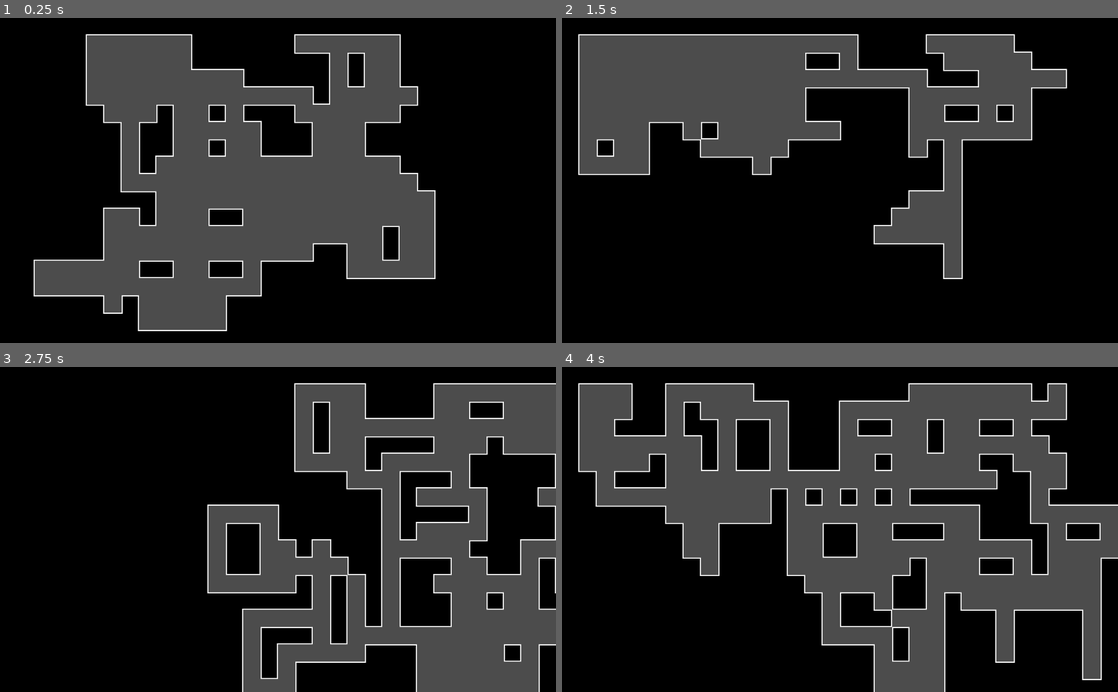
Above: before the commit, frames 1-4 (two rows, left to right).
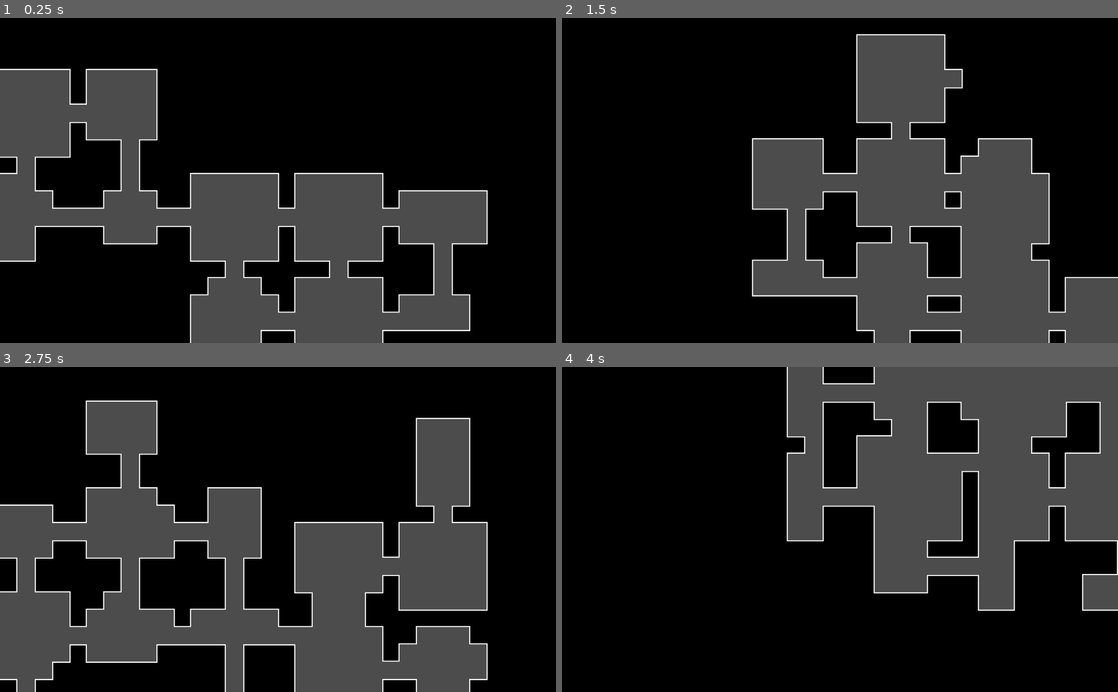
Above: after the commit, the same moments.

Repository: cleap/s21-game-is
Game: Godot game, scene res://Walker Random Level Gen/walker.tscn
Two runs of this game, one before a commit and one after it. Both use one fixed random seed, a clock stepped at 60 frames per second and the inputs below. The project has no main scene, so this scene is started directly.
Inputs:
- Up to frame 1 (0.25 s): no input
- Up to frame 2 (1.5 s): tap Enter (ui_accept) at 0.5, 0.77, 1.25 s
- Up to frame 3 (2.75 s): tap Enter (ui_accept) at 1.52, 2 s
- Up to frame 4 (4 s): tap Enter (ui_accept) at 2.75, 3.02, 3.5, 3.77 s

The runs differ from the first frame. In frame 1, 42% of the frame differs, in the area x 0-88%, y 4-100%; in frame 2, 50%, in the area x 2-100%, y 4-100%; in frame 3, 46%; in frame 4, 43%.

Commit message:
Added more to Walker, finished second tutorial vid, looks more like rooms

Diff:
--- a/Procedural World Demo/Walker Random Level Gen/Walker_Set.gd
+++ b/Procedural World Demo/Walker Random Level Gen/Walker_Set.gd
@@ -16,8 +16,12 @@
 	borders = new_borders
 
 func walk(steps):
+	create_room(position)
 	for step in steps:
-		if randf() <= 0.25 or step_since_turn >= 4:
+		#if randf() <= 0.25 and step_since_turn >= 6:
+		# ^ this is more random
+		if step_since_turn >= 6:
+		# ^ this looks more uniform
 			change_direction()
 
 		if step():
@@ -36,6 +40,7 @@
 		return false
 
 func change_direction():
+	create_room(position)
 	step_since_turn = 0
 	var directions = DIRECTIONS.duplicate()
 	directions.erase(direction)
@@ -43,3 +48,12 @@
 	direction = directions.pop_front()
 	while not borders.has_point(position + direction):
 		direction = directions.pop_front()
+
+func create_room(position):
+	var size = Vector2(randi() % 4 + 2, randi() % 4 + 2)
+	var top_left_corner = (position - size/2).ceil()
+	for y in size.y:
+		for x in size.x:
+			var new_step = top_left_corner + Vector2(x, y)
+			if borders.has_point(position):
+				step_history.append(new_step)
--- a/Procedural World Demo/Walker Random Level Gen/walker.gd
+++ b/Procedural World Demo/Walker Random Level Gen/walker.gd
@@ -10,7 +10,7 @@
 
 func generate_level():
 	var walker = Walker.new(Vector2(19, 11), borders)
-	var map = walker.walk(500)
+	var map = walker.walk(200)
 	walker.queue_free()
 	for location in map:
 		tileMap.set_cellv(location, -1)
Not shown: 1 places in Procedural World Demo/WrappingMap/world_map.tscn that only renumber resources
